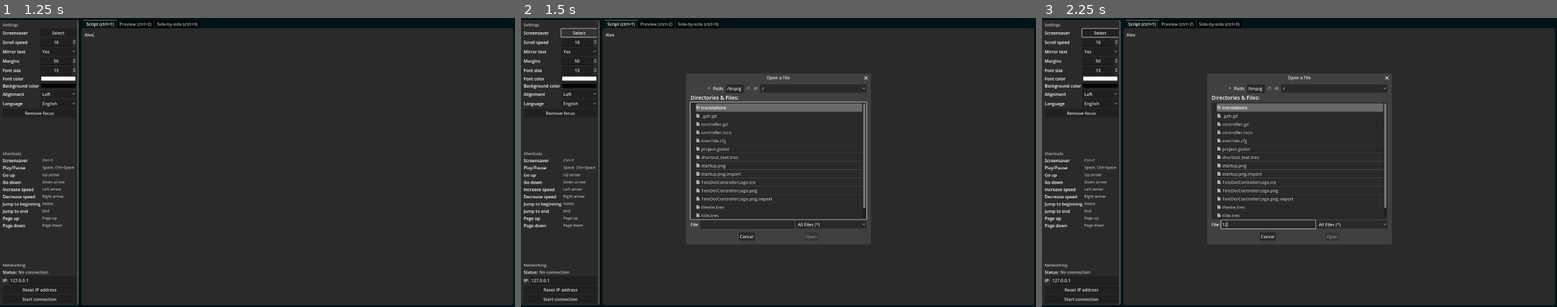
Above: before the commit, frames 1-3 (left to right).
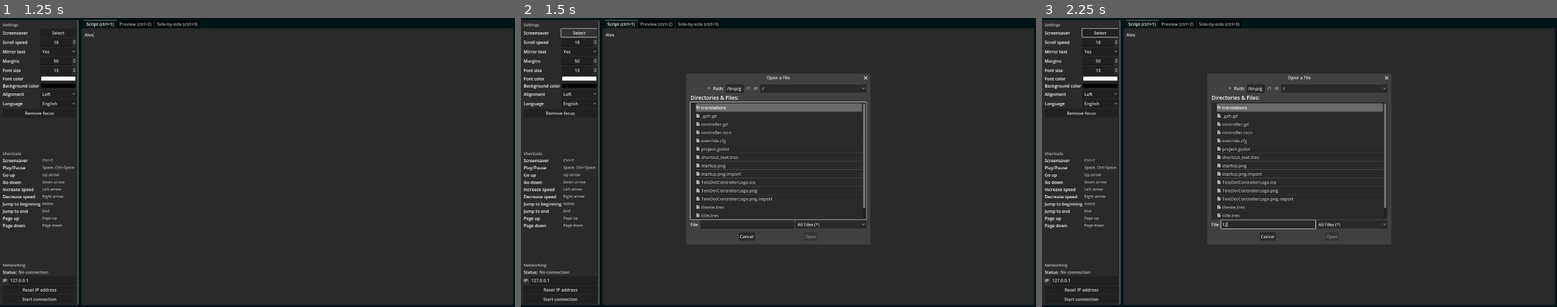
Above: after the commit, the same moments.

Repository: VoylinsGamedevJourney/teledot
Game: Godot game, scene res://controller.tscn
Two runs of this game, one before a commit and one after it. Both use one fixed random seed, a clock stepped at 60 frames per second and the inputs below.
Inputs (mouse positions are in pixels of both pictures, inside the frame that each line leads up to):
- Up to frame 1 (1.25 s): click (298, 165) at 0.52 s; type "Alex" at 0.6 s
- Up to frame 2 (1.5 s): click "Select" at 1.25 s
- Up to frame 3 (2.25 s): click (1268, 223) at 2.02 s; type "12" at 2.1 s

Frame 1 is identical in both runs. In frame 2, 0.1% of the frame differs, in the area x 53-68%, y 20-77%; in frame 3, less than 0.1%.

Commit message:
bring back accidentally deleted signal

Diff:
--- a/src_controller/controller.tscn
+++ b/src_controller/controller.tscn
@@ -479,6 +479,7 @@
 [connection signal="item_selected" from="MarginContainer/MainHSplit/LeftPanel/ScrollContainer/VBox/SettingsGrid/MirrorOptionButton" to="." method="_on_mirror_option_button_item_selected"]
 [connection signal="value_changed" from="MarginContainer/MainHSplit/LeftPanel/ScrollContainer/VBox/SettingsGrid/MarginSpinBox" to="." method="_on_remove_focus_button_pressed"]
 [connection signal="value_changed" from="MarginContainer/MainHSplit/LeftPanel/ScrollContainer/VBox/SettingsGrid/MarginSpinBox" to="." method="_on_margin_spin_box_value_changed"]
+[connection signal="value_changed" from="MarginContainer/MainHSplit/LeftPanel/ScrollContainer/VBox/SettingsGrid/FontSizeSpinBox" to="." method="_on_font_size_spin_box_value_changed"]
 [connection signal="value_changed" from="MarginContainer/MainHSplit/LeftPanel/ScrollContainer/VBox/SettingsGrid/FontSizeSpinBox" to="." method="_on_remove_focus_button_pressed"]
 [connection signal="color_changed" from="MarginContainer/MainHSplit/LeftPanel/ScrollContainer/VBox/SettingsGrid/FontColorPicker" to="." method="_on_font_color_picker_changed"]
 [connection signal="color_changed" from="MarginContainer/MainHSplit/LeftPanel/ScrollContainer/VBox/SettingsGrid/FontColorPicker" to="." method="_on_remove_focus_button_pressed"]
